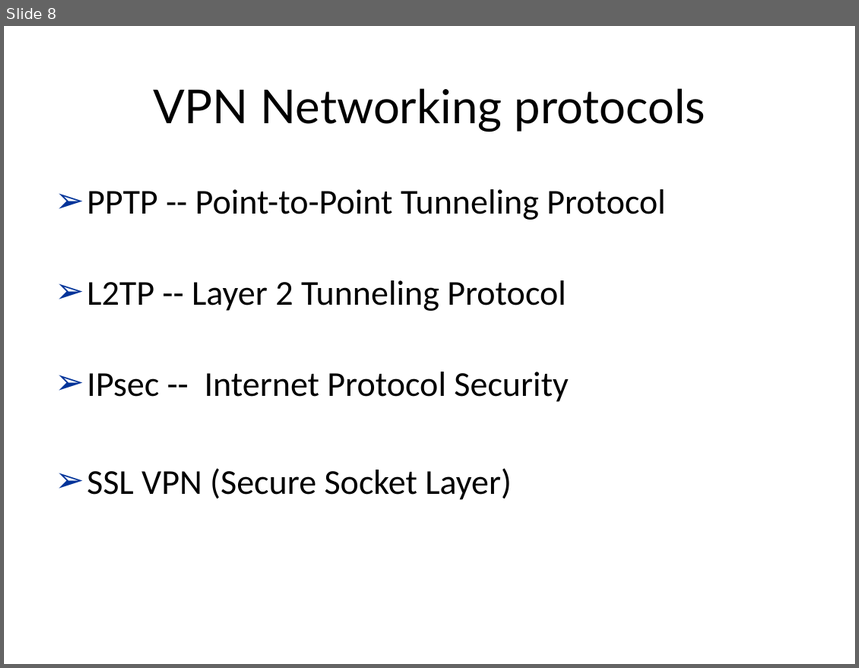
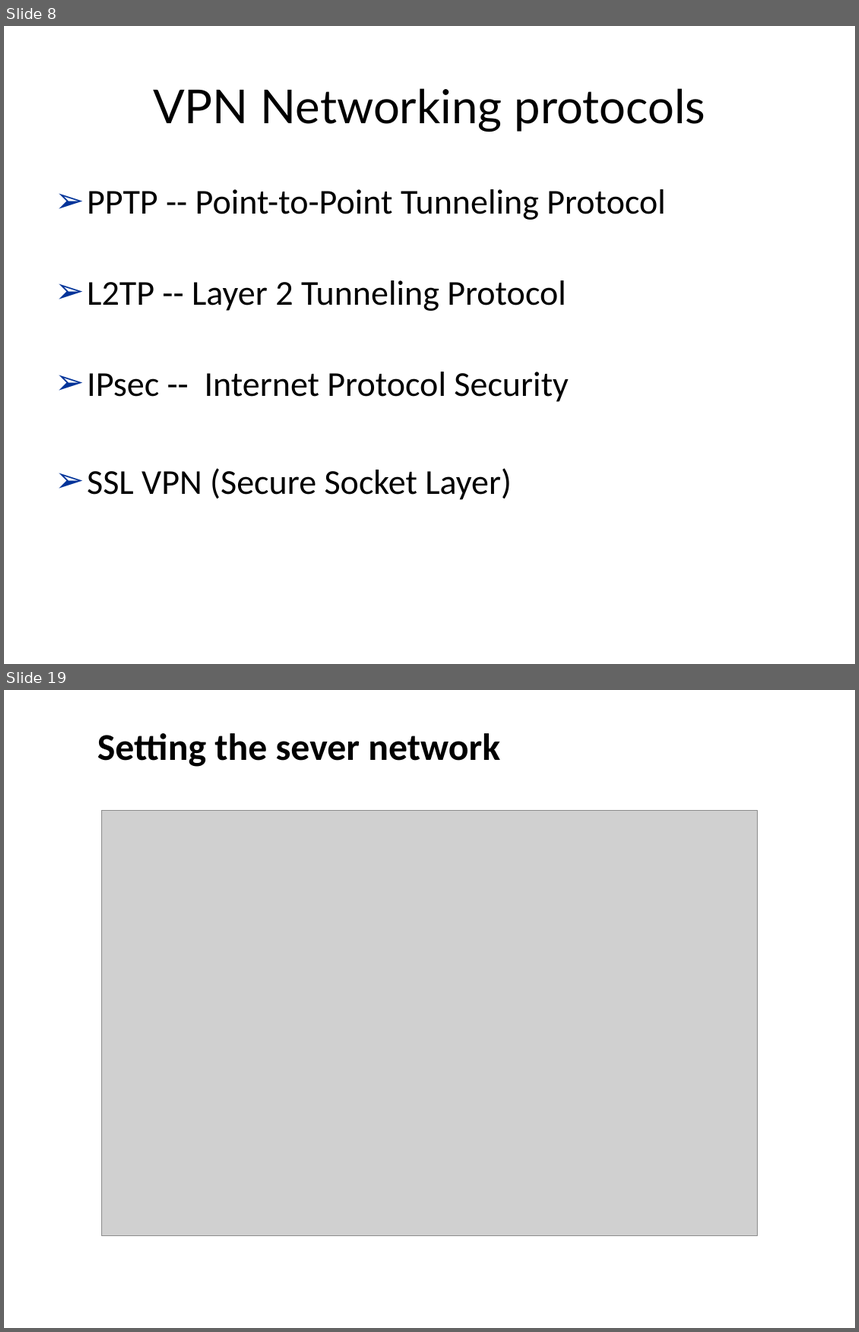
Before and after one commit to congnv8192/virtual-private-network-demo, a slide deck: present/VIRTUAL PRIVATE NETWORKS.pptx. Shown one above the other, each under a label of ours: slide 8 before the commit, slides 8 and 19 after it; the slides between them are not shown. The pictures are 859x668 and 859x1332 pixels, drawn with LibreOffice and Linux fonts; fonts in the diff are those of the drawing; grey boxes stand for pictures; background and template pictures are left out. Boxes give left, top, right and bottom in pixels: in the first picture for what was removed or moved away, otherwise in the second. Text is boxed around its words. In the diff, an @@ line names an element or a change of style, - is before the commit and + after.

```diff
--- a/present/VIRTUAL PRIVATE NETWORKS.pptx
+++ b/present/VIRTUAL PRIVATE NETWORKS.pptx
@@ slide 19 added at box(4, 690, 855, 1328), background picture (left out) @@
@@ text added at box(97, 733, 500, 767), 32 pt, text #000000, bold @@
+Setting the sever network
@@ picture added at box(102, 811, 758, 1236) @@
```
Also in this commit, not shown: 10 slides changed, 10 other slides added, 12 other files.
